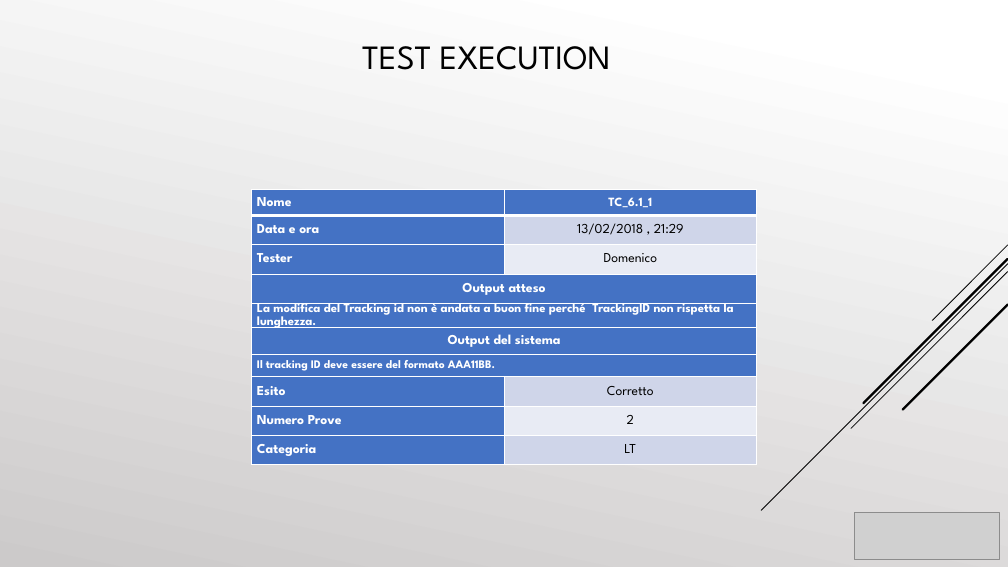
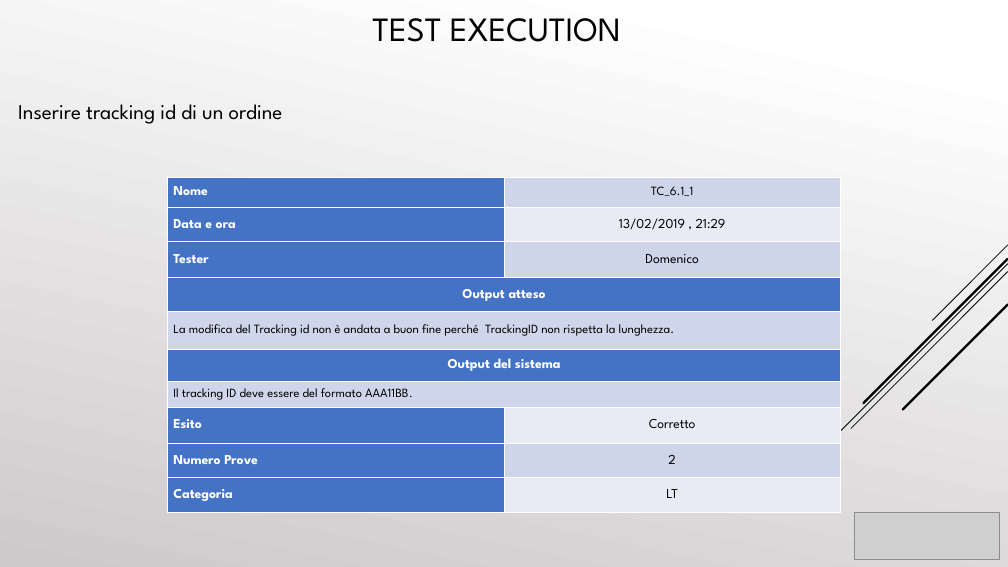
Before and after one commit to cosimob28/GamesHub, a slide deck: slide 56 of Work in progress/Presentazione/GamesHub.pptx (slide 54 before the commit). Drawn at 1008x567 pixels with LibreOffice and Linux fonts; fonts in the diff are those of the drawing; grey boxes stand for pictures. Boxes give left, top, right and bottom in pixels: in the first picture for what was removed or moved away, otherwise in the second. Text is boxed around its words. In the diff, an @@ line names an element or a change of style, - is before the commit and + after.

```diff
--- a/Work in progress/Presentazione/GamesHub.pptx
+++ b/Work in progress/Presentazione/GamesHub.pptx
@@ title "TEST EXECUTION": place and size @@
-title "TEST EXECUTION" at box(362, 46, 611, 70)
+title "TEST EXECUTION" at box(372, 18, 621, 42)
@@ text added at box(18, 104, 283, 124), 20 pt, text #000000 @@
+Inserire tracking id di un ordine
@@ table at box(168, 177, 841, 513) @@
-row 2, column 2: 13/02/2018 , 21:29
+row 2, column 2: 13/02/2019 , 21:29
@@ fill #4472C4 to #CFD5EA in 3 cells @@
@@ fill #CFD5EA to #E9EBF5 in 3 cells @@
@@ fill #E9EBF5 to #CFD5EA in 2 cells @@
@@ text colour #FFFFFF to #000000, bold off in "TC_6.1_1", "La modifica del Tracking id non è ...", "Il tracking ID deve essere del formato ..." @@
@@ size 11 to 12 pt in "Il tracking ID deve essere del formato ..." @@
@@ borders changed @@
@@ table: place and size @@
-table at box(251, 190, 756, 472)
+table at box(168, 177, 841, 513)
```
Also in this commit, not shown: 44 other slides changed, 8 slides added, 5 slides removed.
